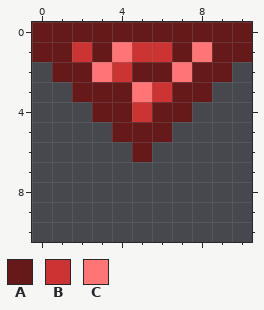
Pixel-art sprite, stored at examples/tetris_survivors/resources/drill.png. The picture above is the old version.
The file is 11x11 pixels.
Palette (. is transparent): A #661919  B #cc3333  C #ff7575
Pixels before, first column x 0:
0 AAAAAAAAAAA
1 AABACBBACAA
2 .AACBAACAA.
3 ..AAACBAA..
4 ...AABAA...
5 ....AAA....
6 .....A.....
And afterwards:
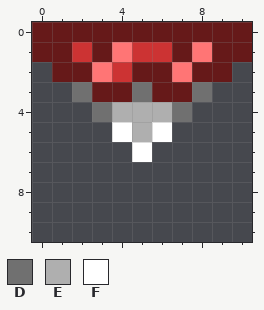
Colours new in this view: D #707070  E #afafaf  F #ffffff
The exact change:
Changed rows in their new state; - is an unchanged pixel.
first column x 2:
 3 D--DA-D
 4 -DEEED-
 5 --FEF--
 6 ---F---
Changed places in both pictures, as pixel boxes (x1, y1, x2, y2):
changed: (72, 82, 212, 162)
